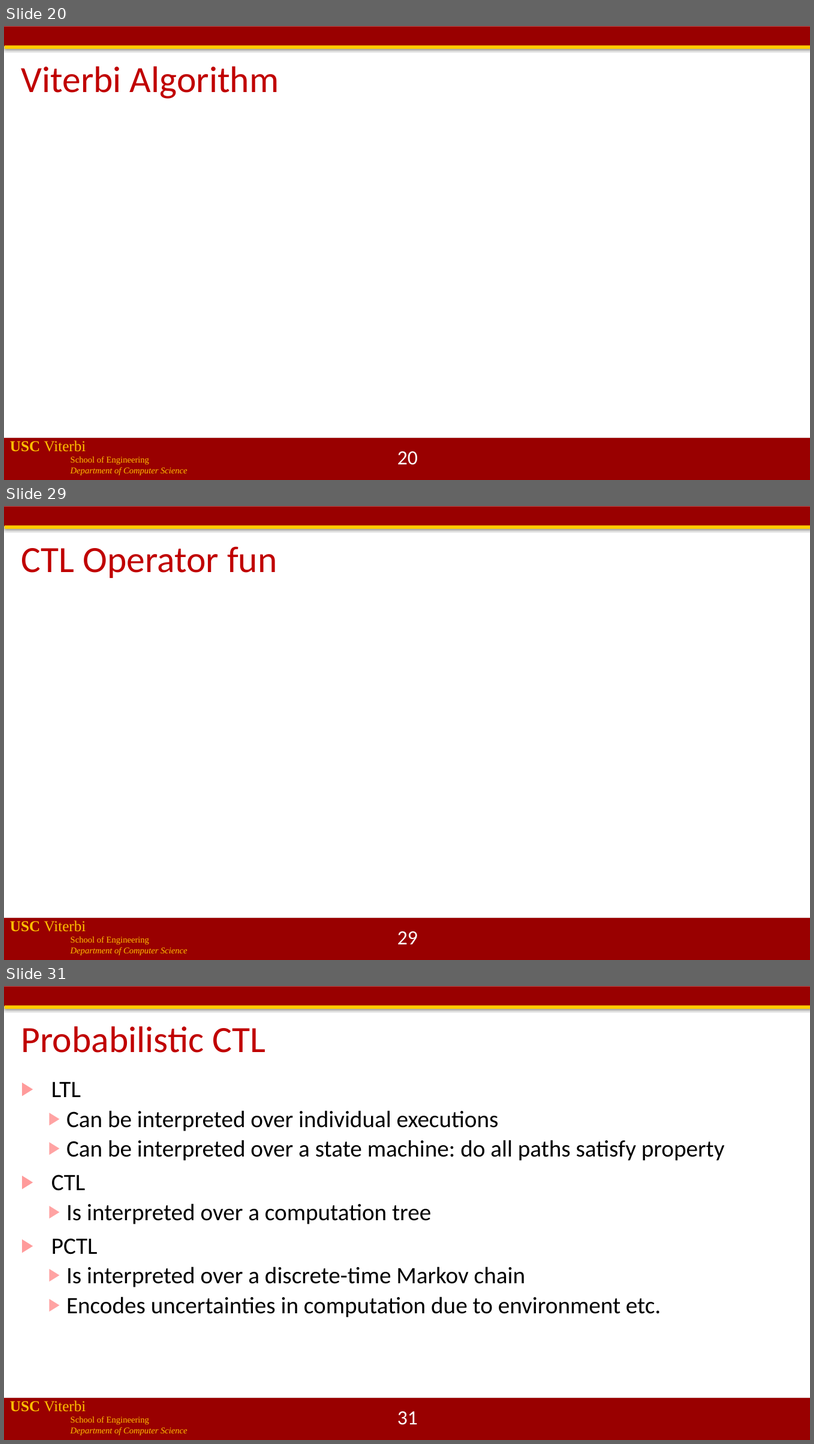
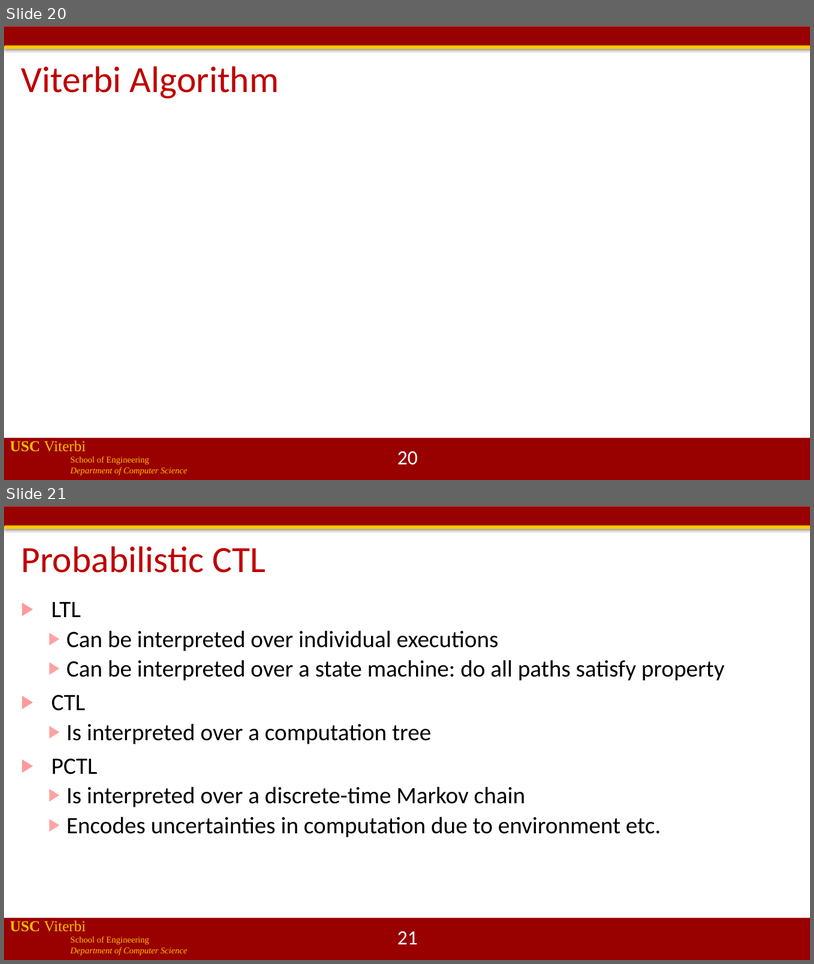
Before and after one commit to jdeshmukh/jdeshmukh.github.io, a slide deck: teaching/cs513slides/lecture9-Probabilistic-Models.pptx. Shown one above the other, each under a label of ours: slides 20, 29 and 31 before the commit, slides 20 and 21 after it; the slides between them are not shown. The pictures are 814x1444 and 814x964 pixels, drawn with LibreOffice and Linux fonts; fonts in the diff are those of the drawing; grey boxes stand for pictures; background and template pictures are left out. Boxes give left, top, right and bottom in pixels: in the first picture for what was removed or moved away, otherwise in the second. Text is boxed around its words. In the diff, an @@ line names an element or a change of style, - is before the commit and + after.

```diff
--- a/teaching/cs513slides/lecture9-Probabilistic-Models.pptx
+++ b/teaching/cs513slides/lecture9-Probabilistic-Models.pptx
@@ slide 29 removed at (4,506,810,960), background #FFFFFF; not listed: 4 template elements that a slide beside it also shows @@
@@ title removed at (21,546,277,578) @@
-CTL Operator fun
@@ page number removed at (398,931,418,944) @@
-29
@@ what was slide 31 is now slide 21 @@
@@ page number at (398,931,418,944): text changed @@
-31
+21
```
Also in this commit, not shown: 4 slides changed, 9 other slides removed.
